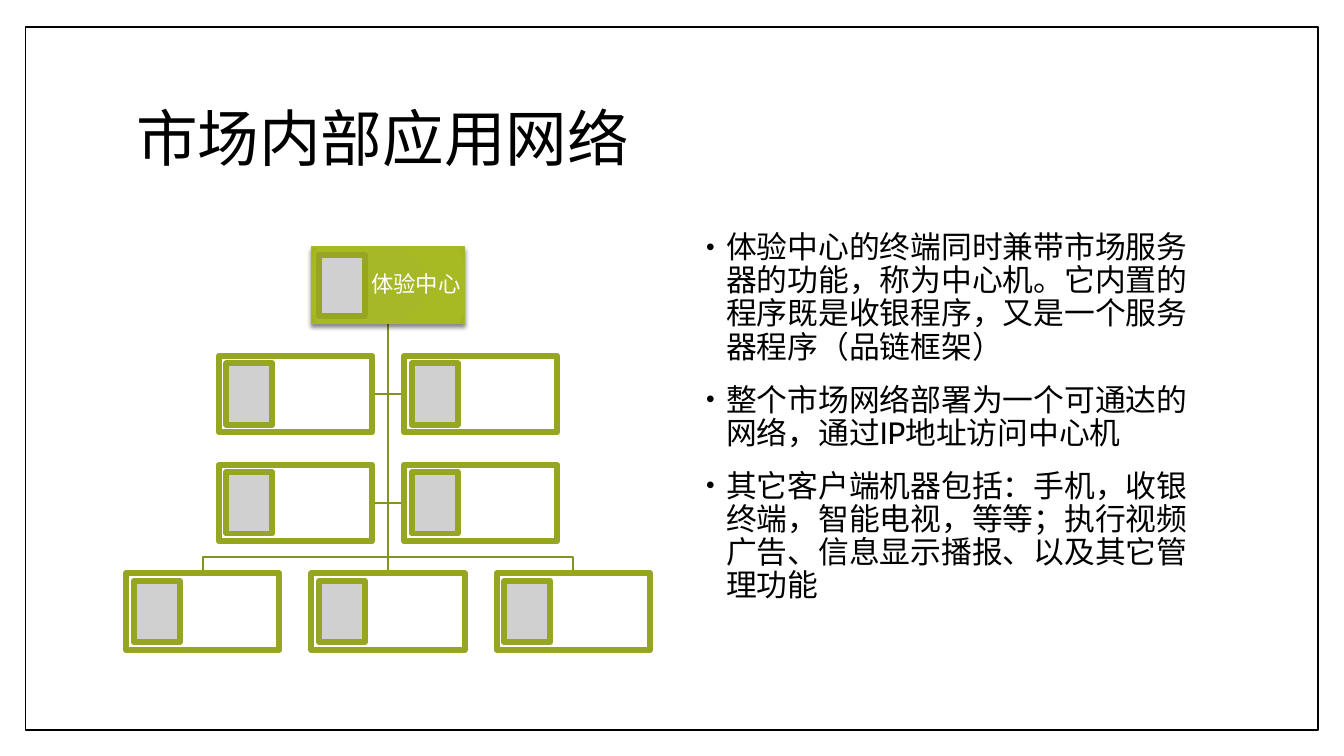
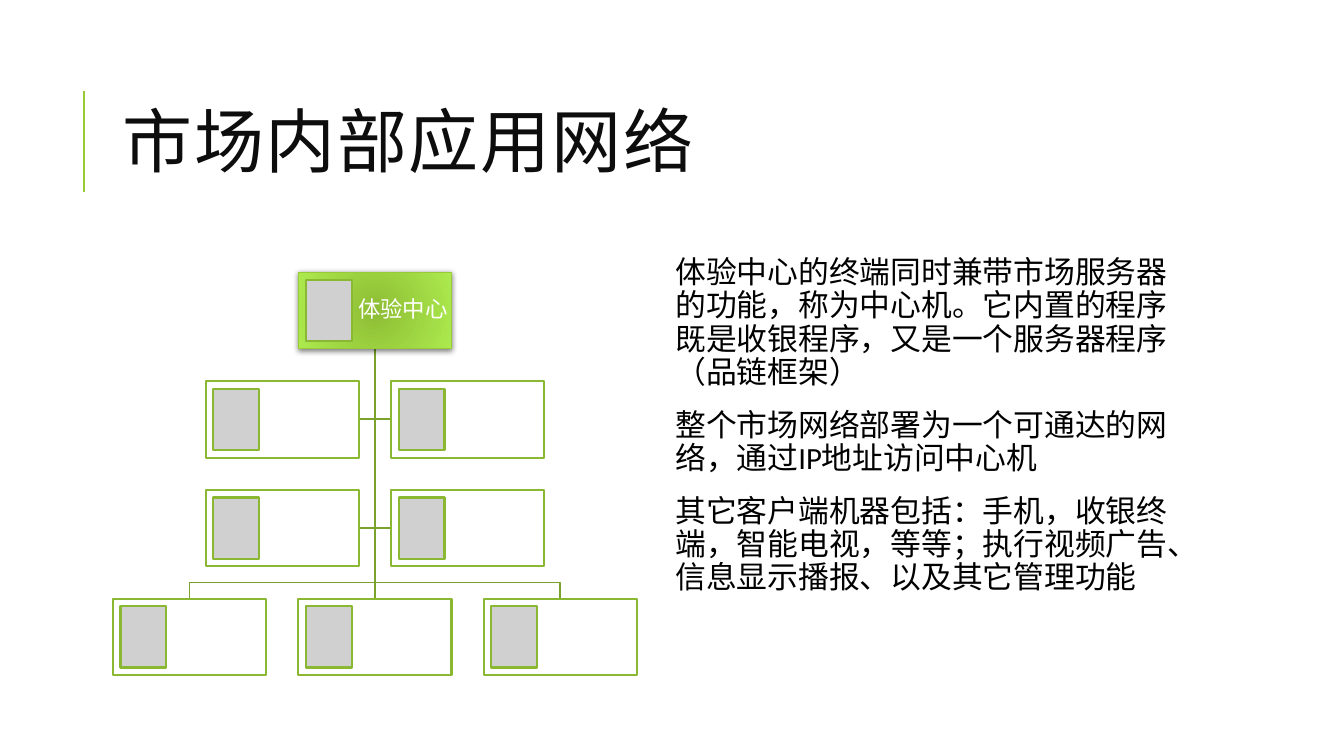
Before and after one commit to jzgi/chainsmart, a slide deck: slide 26 of Docs/品链供销.pptx. Drawn at 1344x756 pixels with LibreOffice and Linux fonts; fonts in the diff are those of the drawing; grey boxes stand for pictures. Boxes give left, top, right and bottom in pixels: in the first picture for what was removed or moved away, otherwise in the second. Text is boxed around its words. In the diff, an @@ line names an element or a change of style, - is before the commit and + after.

```diff
--- a/Docs/品链供销.pptx
+++ b/Docs/品链供销.pptx
@@ rectangle removed at [25, 27, 1318, 730] @@
@@ title "市场内部应用网络": place and size @@
-title "市场内部应用网络" at [136, 108, 629, 166]
+title "市场内部应用网络" at [123, 107, 693, 173]
@@ title "市场内部应用网络" at [123, 107, 693, 173]: size 44 to 50 pt, text colour #000000 to #0D0D0D, letter spacing 0 to 1 pt; line spacing 0.9 to 0.8 @@
@@ line added from (84, 192) to (84, 91), #99CB38 1.5 pt @@
@@ picture removed at [320, 255, 366, 317] @@
@@ text "体验中心的终端同时兼带市场服务器的功能，称为中心机。它内置的程序既是收银程序，又是一个服务器程序（品链框架）" at [675, 257, 1198, 591]: font Cabin to Calibri; bullet • to  ; bullet colour #000000 to #99CB38 @@
@@ rectangle at [298, 272, 452, 349]: fill gradient #A6B727 to #A9BB23 to #A1B316 to gradient #8FBD34 to #ACEB4E; outline #A6B727 0.79 pt to #99CB38 0.75 pt; shadow changed @@
@@ picture added at [307, 280, 353, 342] @@
@@ 2 freeform shapes, 1 text: place and size @@
-2 freeform shapes, 1 text at [388, 232, 1187, 599]
+2 freeform shapes, 1 text at [359, 257, 1198, 591]
@@ outline #85931F 1.5 pt to #7BA32D 1.25 pt in 7 elements at [375, 349, 391, 419], [375, 349, 391, 528], [375, 349, 561, 599], [370, 349, 380, 599], [190, 349, 375, 599], [359, 349, 375, 528], [359, 349, 375, 419] @@
@@ freeform shape: place and size @@
-freeform shape at [372, 324, 388, 394]
+freeform shape at [375, 349, 391, 419]
@@ freeform shape: place and size @@
-freeform shape at [372, 324, 388, 503]
+freeform shape at [375, 349, 391, 528]
@@ 8 rectangles, 6 pictures, 3 freeform shapes, 1 text: place and size @@
-8 rectangles, 6 pictures, 3 freeform shapes, 1 text at [126, 247, 650, 650]
+8 rectangles, 6 pictures, 3 freeform shapes, 1 text at [113, 272, 637, 676]
@@ outline #97A623 4.25 pt to #8BB833 1.5 pt in 7 elements at [206, 381, 359, 458], [113, 599, 266, 676], [206, 490, 359, 567], [391, 381, 544, 458], [298, 599, 452, 676], [484, 599, 637, 676], [391, 490, 544, 567] @@
@@ picture removed at [134, 581, 180, 642] @@
@@ picture added at [121, 606, 167, 667] @@
```
Also in this commit, not shown: 27 other slides changed, 28 other files.
